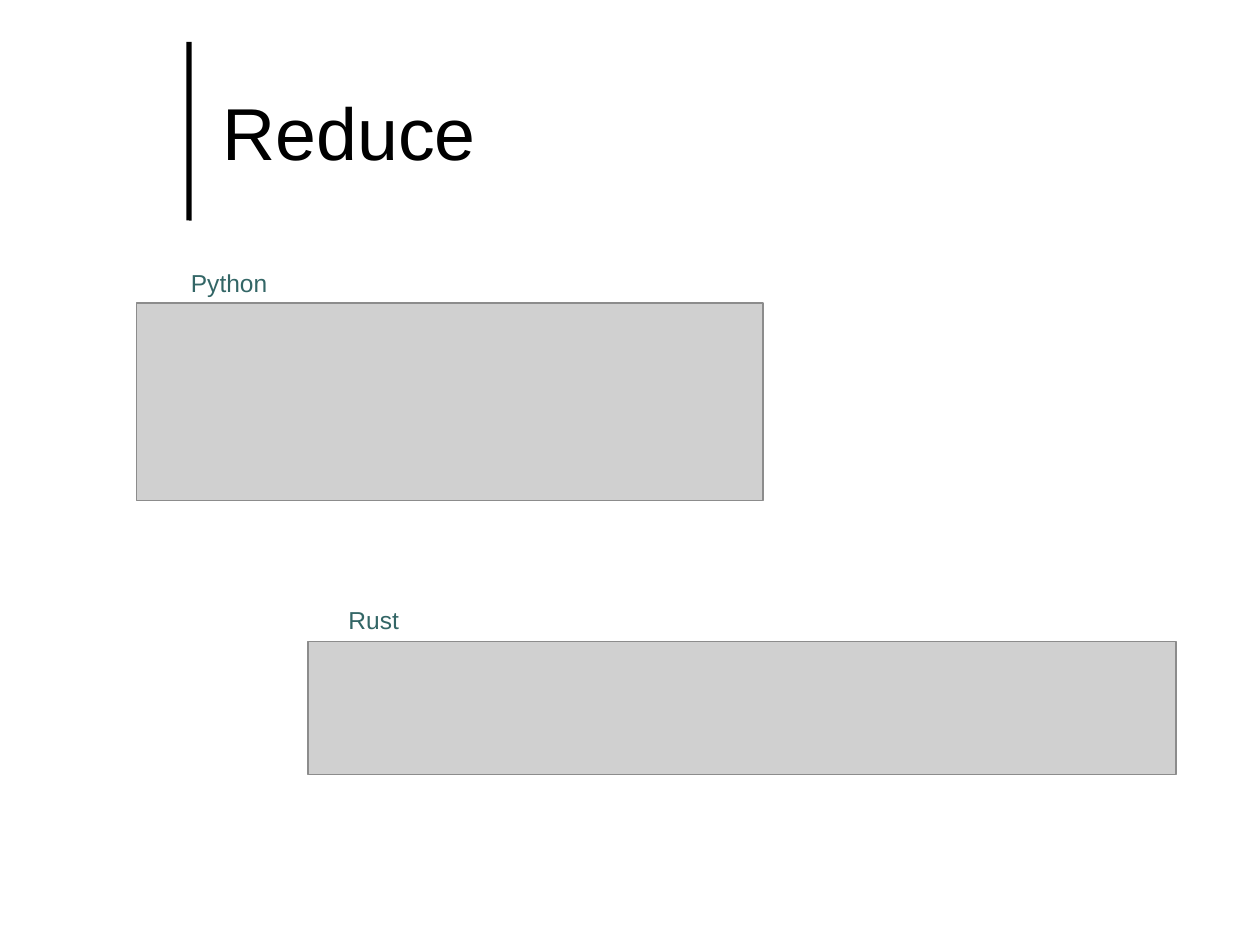
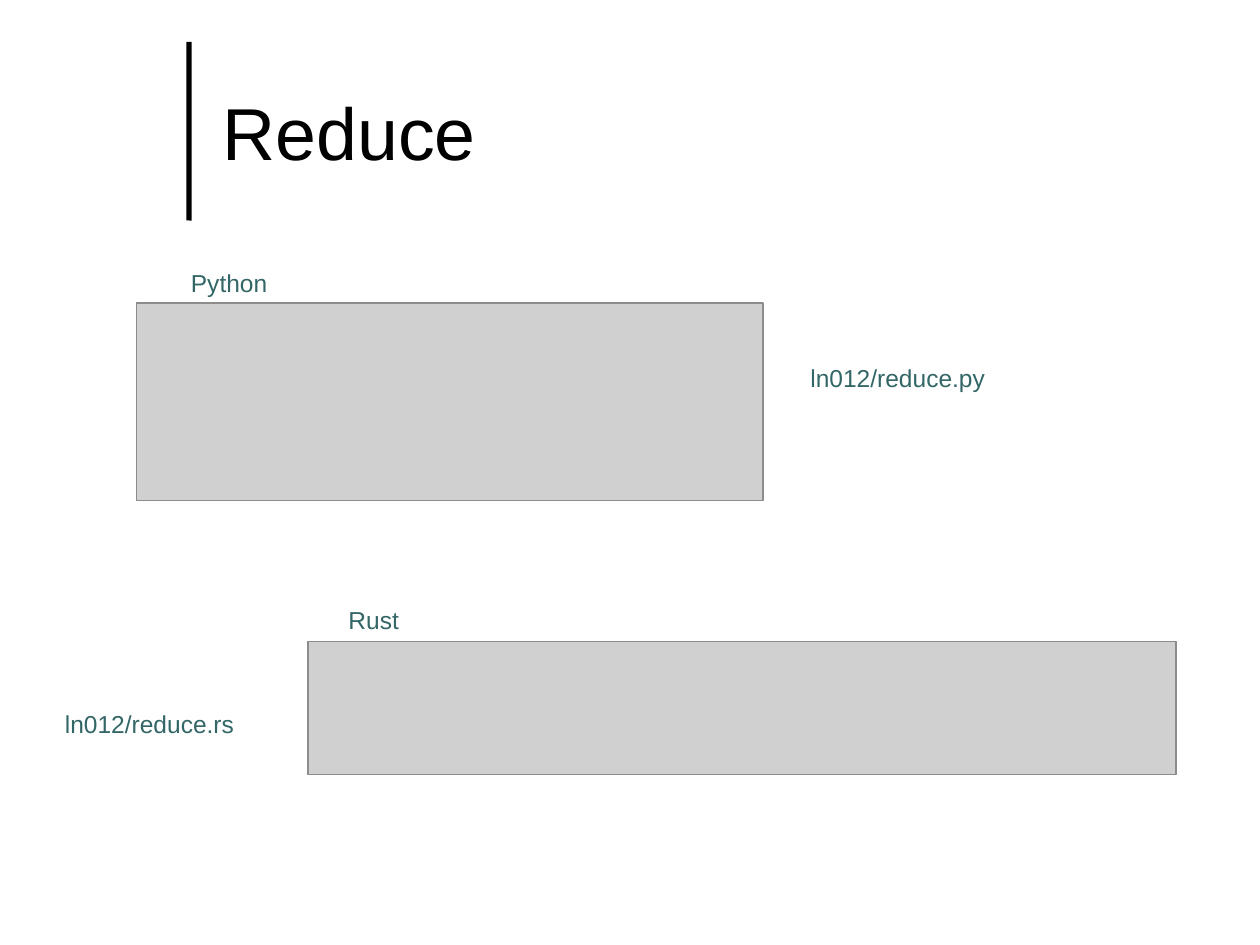
Before and after one commit to lutzhamel/CSC493, a slide deck: slide 15 of notes/csc493-ln012.pptx. Drawn at 1260x945 pixels with LibreOffice and Linux fonts; fonts in the diff are those of the drawing; grey boxes stand for pictures; background and template pictures are left out. Boxes give left, top, right and bottom in pixels: in the first picture for what was removed or moved away, otherwise in the second. Text is boxed around its words. In the diff, an @@ line names an element or a change of style, - is before the commit and + after.

```diff
--- a/notes/csc493-ln012.pptx
+++ b/notes/csc493-ln012.pptx
@@ text added at bbox=[810, 369, 985, 392], 14 pt, text #336666 @@
+ln012/reduce.py
@@ text added at bbox=[65, 715, 234, 734], 14 pt, text #336666 @@
+ln012/reduce.rs
```
Also in this commit, not shown: 5 other slides changed, 16 other files.
